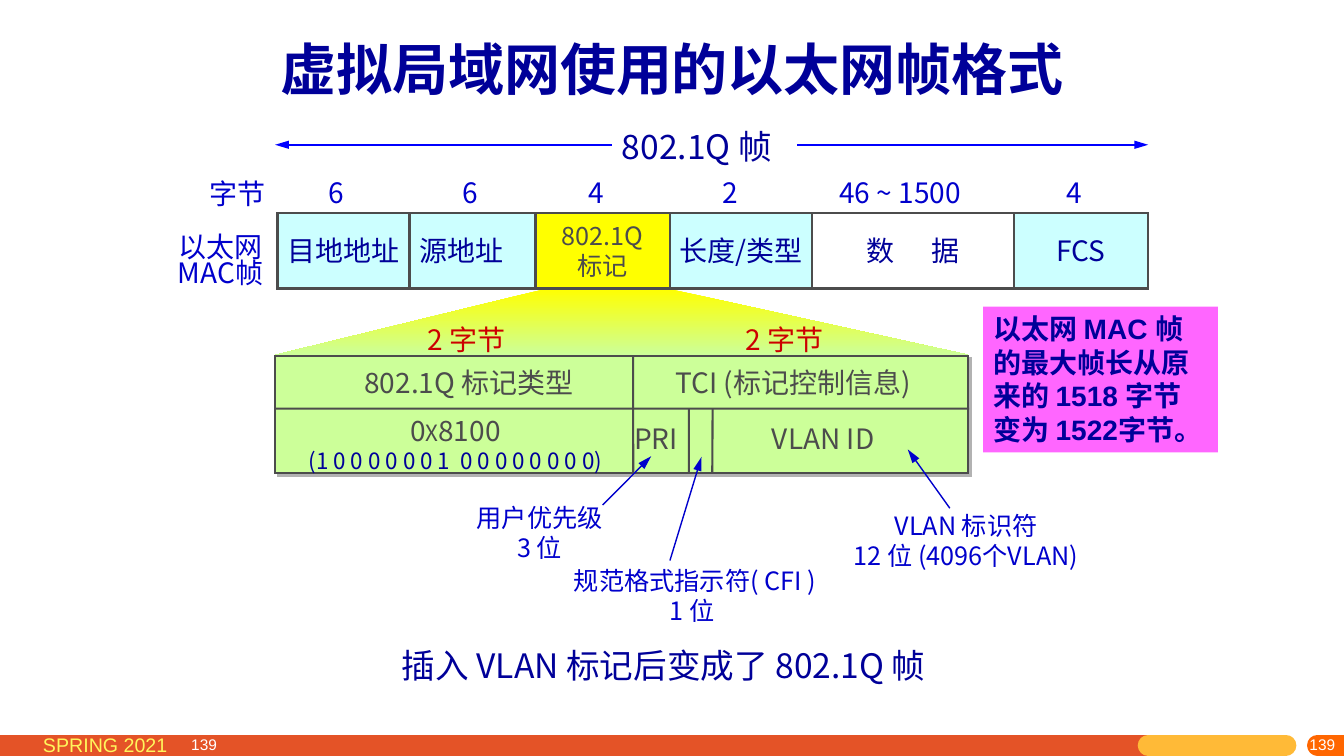
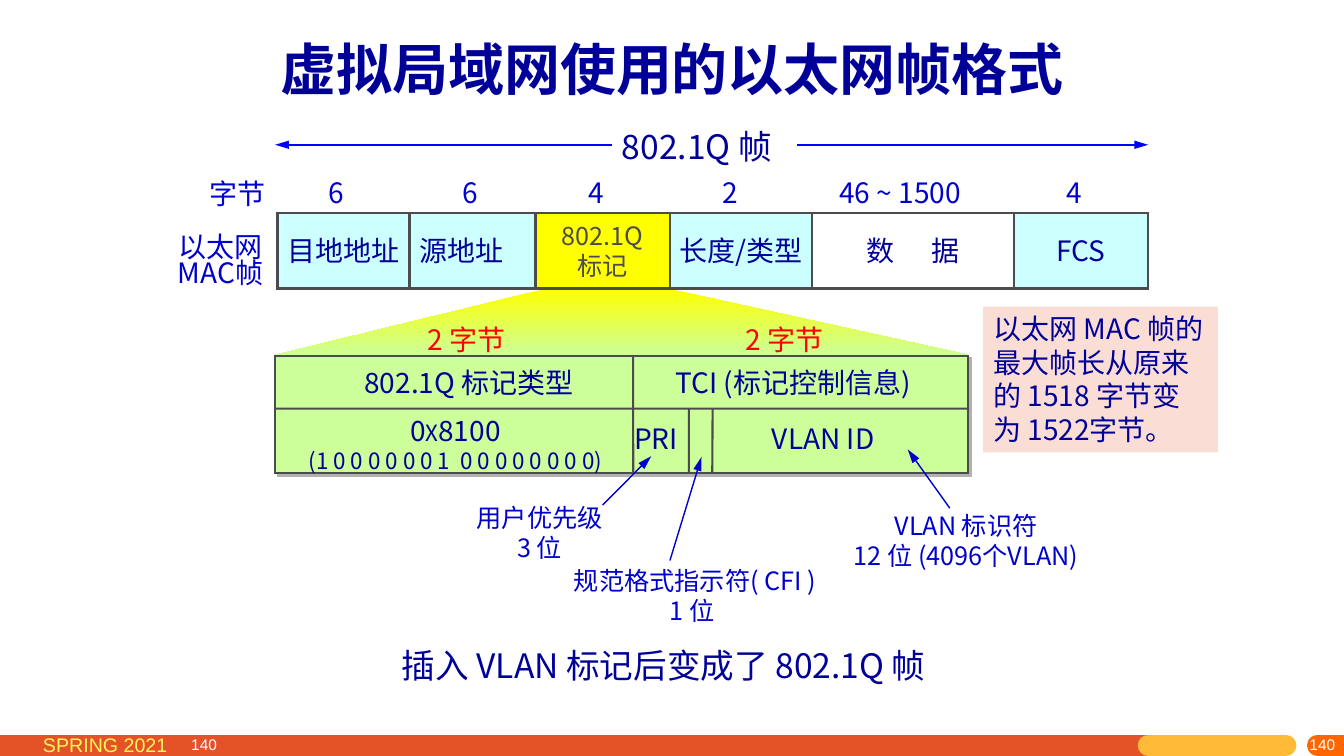
Before and after one commit to network-whu/2021, a slide deck: slide 140 of slides/instruction/03.pptx (slide 139 before the commit). Drawn at 1344x756 pixels with LibreOffice and Linux fonts; fonts in the diff are those of the drawing. Boxes give left, top, right and bottom in pixels: in the first picture for what was removed or moved away, otherwise in the second. Text is boxed around its words. In the diff, an @@ line names an element or a change of style, - is before the commit and + after.

```diff
--- a/slides/instruction/03.pptx
+++ b/slides/instruction/03.pptx
@@ text "2 字节" at bbox=[428, 326, 506, 358]: text colour #CC0000 to #FF0000 @@
@@ text "2 字节" at bbox=[745, 326, 823, 358]: text colour #CC0000 to #FF0000 @@
@@ rectangle "以太网 MAC 帧的最大帧长从原来的 1518 字节变为 ..." at bbox=[983, 307, 1218, 453]: font Arial to Noto Sans CJK SC, bold off; fill #FF66FF to #FADDD4 @@
@@ text colour #4C4C4C to #000099 in 4 elements at bbox=[364, 369, 574, 398], bbox=[634, 428, 678, 457], bbox=[772, 428, 874, 449], bbox=[675, 369, 911, 399] @@
@@ text "0X8100" at bbox=[309, 451, 602, 475]: text colour #4C4C4C to #000099 in "0X8100" @@
@@ page number at bbox=[191, 739, 217, 750]: text changed @@
-139
+140
@@ page number at bbox=[1085, 738, 1344, 756]: text changed @@
-139
+140
@@ page number at bbox=[1308, 737, 1334, 753]: text changed @@
-139
+140
@@ page number at bbox=[1325, 739, 1344, 750]: text changed @@
-139
+140
```
Also in this commit, not shown: 23 other slides changed, 5 slides added, 3 other files.
